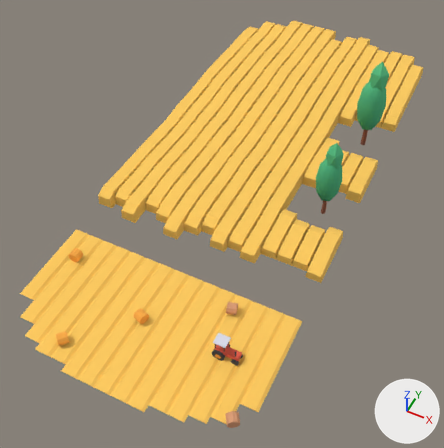
Before and after pictures for a commit that changed the glTF model public/assets/toycar/set-field-wheat.glb.
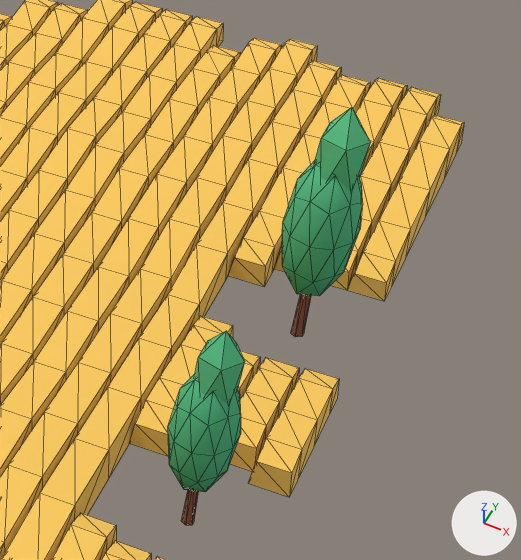
Each version is shown whole from a camera (50 mm lens) standing at (7.0, -17.1, 17.2) and looking at (-0.1, -3.0, -0.4), then close up on the part from 57% to 100% of the width and 5% to 50% of the height. The lights are fixed; the arrows at lower right show +X, +Y and +Z. The first two pictures are the older version. The close-ups show mesh edges as thin lines. Where no turn or scale is listed for an object, it has been applied to the vertices. Vertices at exactly the same position are counted once.

The first close-up shows 'drape_wheat'.
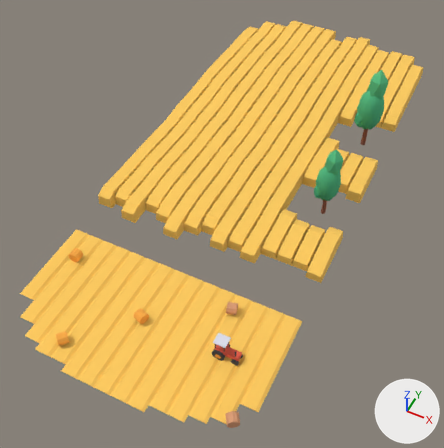
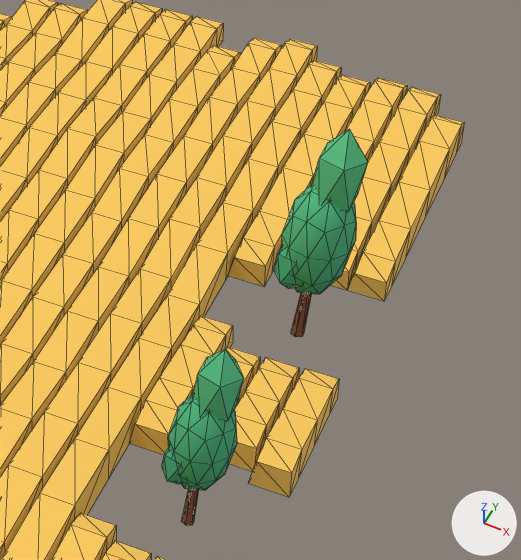
The change, as a diff of the scene's bpy script:
```diff
--- a/public/assets/toycar/set-field-wheat.glb.py
+++ b/public/assets/toycar/set-field-wheat.glb.py
@@ me_drape_wheat @@
 # used by ob_drape_wheat; location = (0.0, 0.0, 0.0)
-me_drape_wheat.from_pydata(...)  # 1440 vertices, 2288 faces; spans x -4.6..4.4, y -11.0..10.8, z -0.1..4.0
+me_drape_wheat.from_pydata(...)  # 1464 vertices, 2328 faces; spans x -4.6..4.4, y -11.0..10.8, z -0.1..3.6
+# me_drape_wheat part 1: a new loose piece, an icosphere of 20 faces spanning x 2.85..3.42, y 3.04..3.59, z 0.85..1.81, in mat_colormap (picture img_colormap_png)
+# me_drape_wheat part 2: the loose piece of 12 vertices spanning x 3.0..3.6, y -1.3..-0.7, z 2.0..3.4 is moved by (0.0, 0.0, -0.3)
+# me_drape_wheat part 3: a new loose piece, an icosphere of 20 faces spanning x 2.8..3.29, y -1.39..-0.93, z 0.73..1.54, in mat_colormap (picture img_colormap_png)
+# me_drape_wheat part 4
+# 9 vertices in x 2.9..3.9, y 3.0..4.0, z 2.5..2.8 move by (0.0, 0.0, -0.3)
+# 8 vertices in x 2.9..3.8, y 3.0..4.0, z 1.3..1.4 move by (0.0, 0.0, -0.1)
+# 6 vertices in x 3.3..3.4, y 3.4..3.6, z 1.0 move by (0.0, 0.0, 0.3)
+# 5 vertices in x 3.1..3.7, y 3.2..3.8, z 3.1 move by (0.0, 0.0, -0.5)
+# 4 vertices in x 3.1..3.8, y 3.0..3.7, z 2.6..3.5 move by (0.0, 0.1, -0.3)
+# 3 vertices in x 3.1..3.5, y 3.2..3.9, z 3.5 move by (0.1, 0.0, -0.3)
+# 20 vertices move from x 2.8..3.9, y 2.9..4.1, z 0.7..4.0 to x 2.9..3.9, y 3.0..4.0, z 0.7..3.6
+# me_drape_wheat part 5
+# 10 vertices in x 2.8..3.7, y -1.5..-0.5, z 1.7 move by (0.0, 0.0, -0.2)
+# 8 vertices in x 3.1..3.6, y -1.4..-0.6, z 2.3..2.8 move by (0.0, 0.0, -0.4)
+# 6 vertices in x 3.2..3.3, y -1.1..-0.9, z 0.8 move by (0.0, 0.0, 0.3)
+# 3 vertices in x 2.8..3.1, y -1.4..-0.6, z 1.2 move by (0.0, 0.0, -0.1)
+# 3 vertices in x 3.4..3.7, y -1.4..-0.6, z 2.2 move by (0.0, 0.0, -0.3)
+# 3 vertices in x 2.8..3.0, y -1.1..-0.9, z 2.3..2.6 move by (0.1, 0.0, -0.4)
+# 4 vertices move from x 2.9..3.6, y -1.3..-0.7, z 1.2..2.2 to x 2.9..3.6, y -1.2..-0.8, z 1.1..1.9
 me_drape_wheat.materials.append(mat_colormap)
```

Pixel boxes (x1, y1, x2, y2) of what changed, in the close-ups (521 x 560 px; the box of a moved part takes in the faces that stretch with it):
part 1 of me_drape_wheat, added (green): after (273, 247, 299, 288)
part 2 of me_drape_wheat, moved or reshaped: before (194, 331, 245, 404); after (193, 349, 244, 421)
part 3 of me_drape_wheat, added (green): after (162, 447, 185, 484)
part 4 of me_drape_wheat, moved or reshaped: before (282, 107, 371, 337); after (282, 129, 368, 337)
part 5 of me_drape_wheat, moved or reshaped: before (168, 374, 241, 526); after (168, 393, 237, 526)
